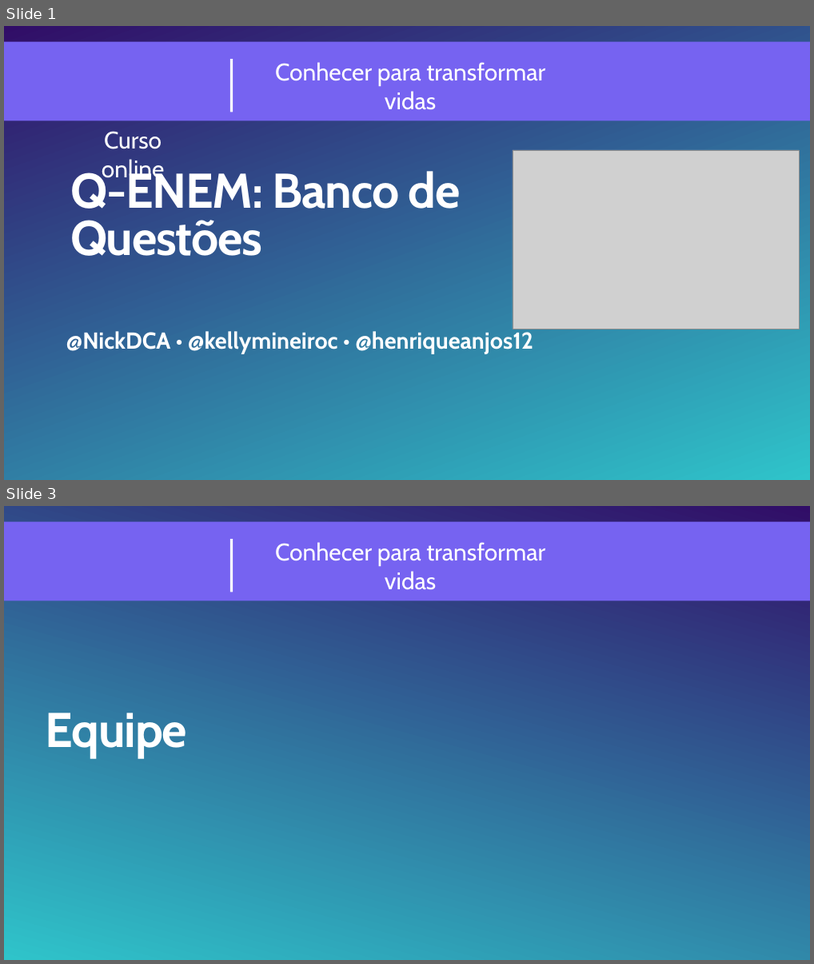
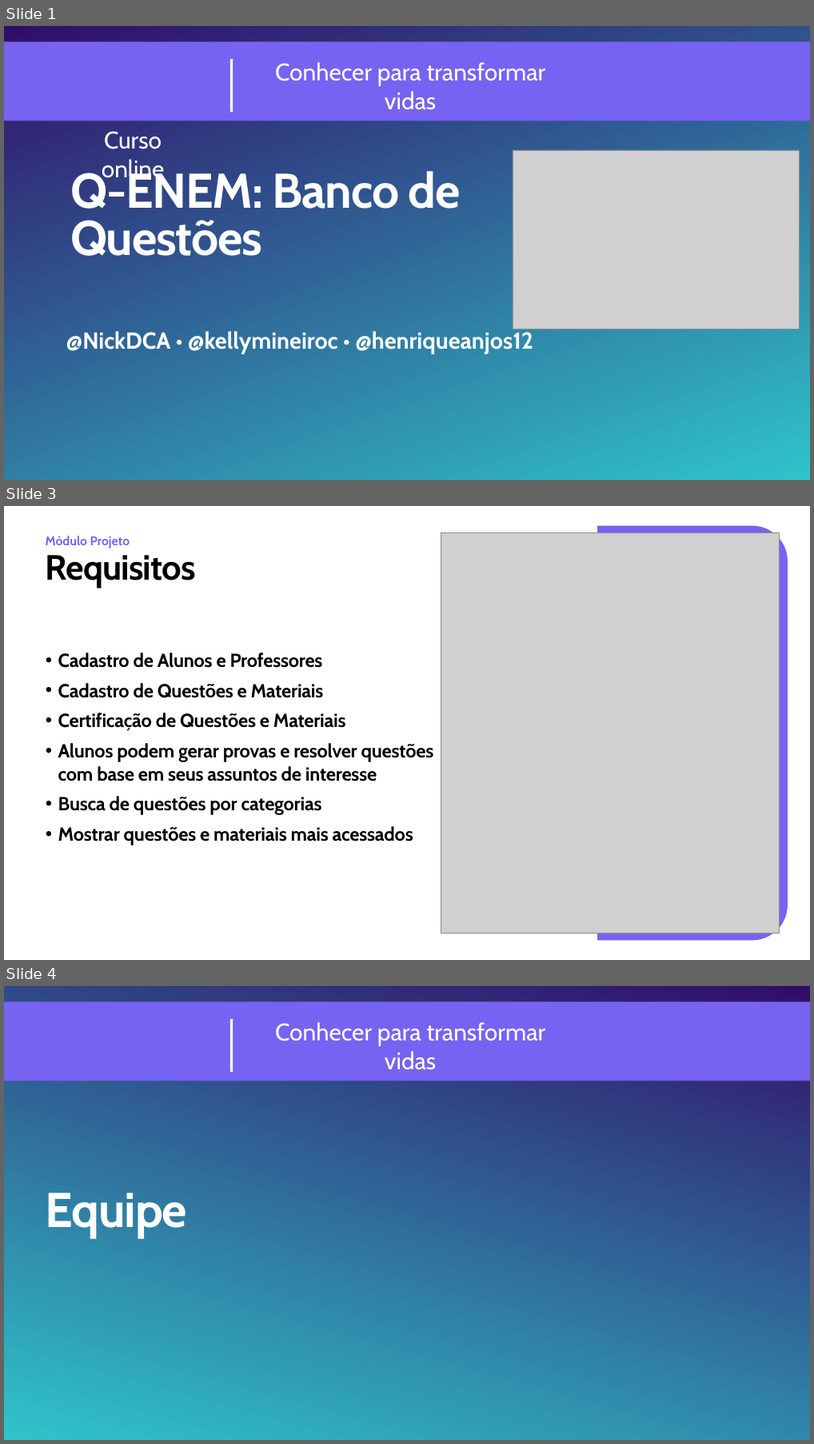
Before and after one commit to NickDCA/philips-banco-questoes, a slide deck: pitch/Q-ENEM - Pitch.pptx. Shown one above the other, each under a label of ours: slides 1 and 3 before the commit, slides 1, 3 and 4 after it; the slides between them are not shown. The pictures are 814x964 and 814x1444 pixels, drawn with LibreOffice and Linux fonts; fonts in the diff are those of the drawing; grey boxes stand for pictures; background and template pictures are left out. Boxes give left, top, right and bottom in pixels: in the first picture for what was removed or moved away, otherwise in the second. Text is boxed around its words. In the diff, an @@ line names an element or a change of style, - is before the commit and + after.

Commit message:
att Pitch

```diff
--- a/pitch/Q-ENEM - Pitch.pptx
+++ b/pitch/Q-ENEM - Pitch.pptx
@@ slide 3 added at box(4, 506, 810, 960), background #FFFFFF @@
@@ freeform shape added at box(598, 526, 788, 940), fill #7663F1 @@
@@ text added at box(46, 536, 130, 548), 30 pt, text #7663F1, bold @@
+Módulo Projeto
@@ picture added at box(442, 533, 779, 933) @@
@@ text added at box(46, 555, 196, 588), 83.3 pt, text #000000, bold @@
+Requisitos
@@ text added at box(58, 652, 434, 845), 45 pt, text #000000, bold @@
+• Cadastro de Alunos e Professores
+• Cadastro de Questões e Materiais
+• Certificação de Questões e Materiais
+• Alunos podem gerar provas e resolver questões com base em seus assuntos de interesse
+• Busca de questões por categorias
+• Mostrar questões e materiais mais acessados
@@ what was slide 3 is now slide 4 @@
```
Also in this commit, not shown: 1 other file.
